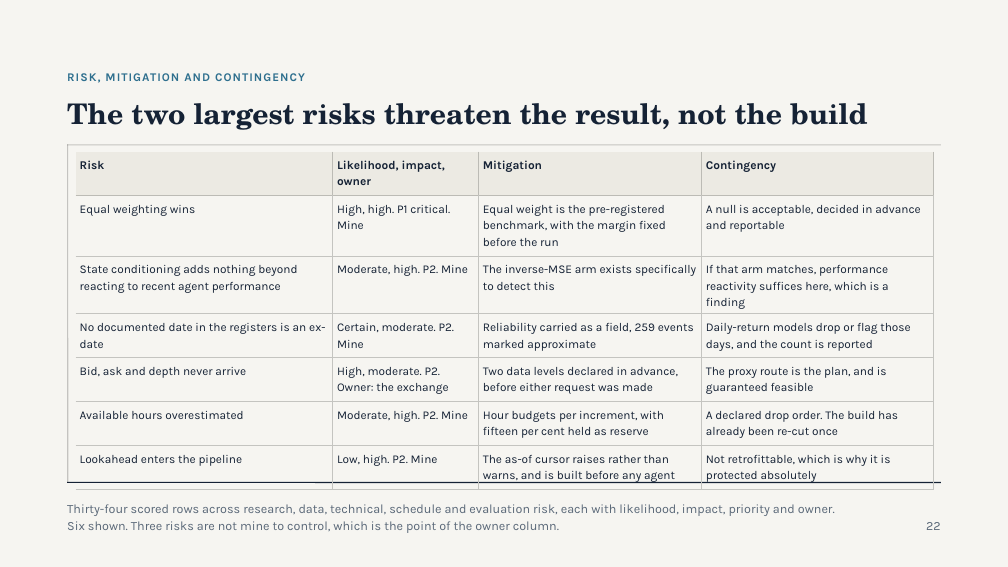
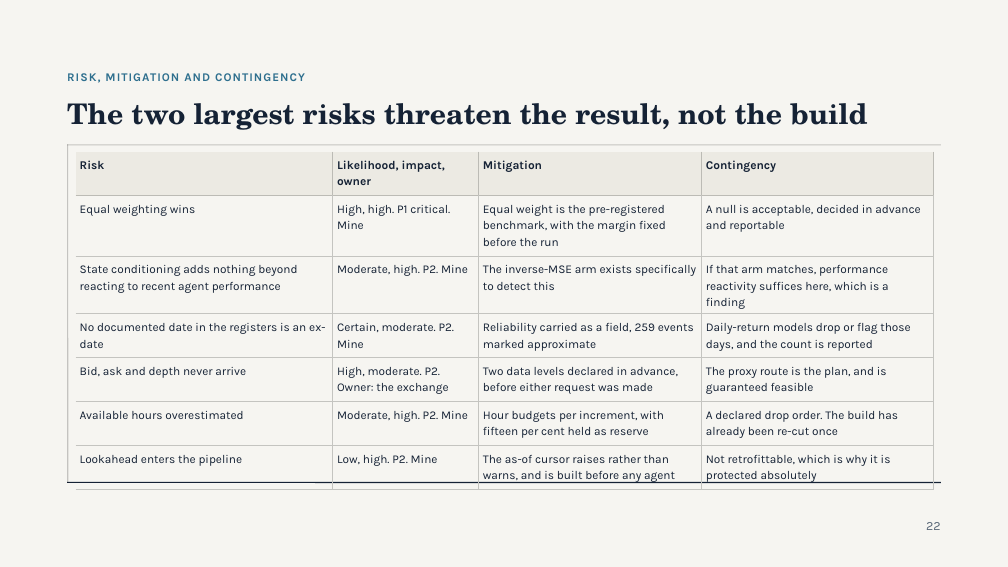
Before and after one commit to Shaahid02/my-obsidian-vault, a slide deck: slide 22 of FYP/Project Proposal/PP Deck 2026-11-05.pptx. Drawn at 1008x567 pixels with LibreOffice and Linux fonts; fonts in the diff are those of the drawing. Boxes give left, top, right and bottom in pixels: in the first picture for what was removed or moved away, otherwise in the second. Text is boxed around its words. In the diff, an @@ line names an element or a change of style, - is before the commit and + after.

```diff
--- a/FYP/Project Proposal/PP Deck 2026-11-05.pptx
+++ b/FYP/Project Proposal/PP Deck 2026-11-05.pptx
@@ text removed at (67,504,835,533) @@
-Thirty-four scored rows across research, data, technical, schedule and evaluation risk, each with likelihood, impact, priority and owner. Six shown. Three risks are not mine to control, which is the point of the owner column.
```
Also in this commit, not shown: 17 other slides changed, 1 other file.
